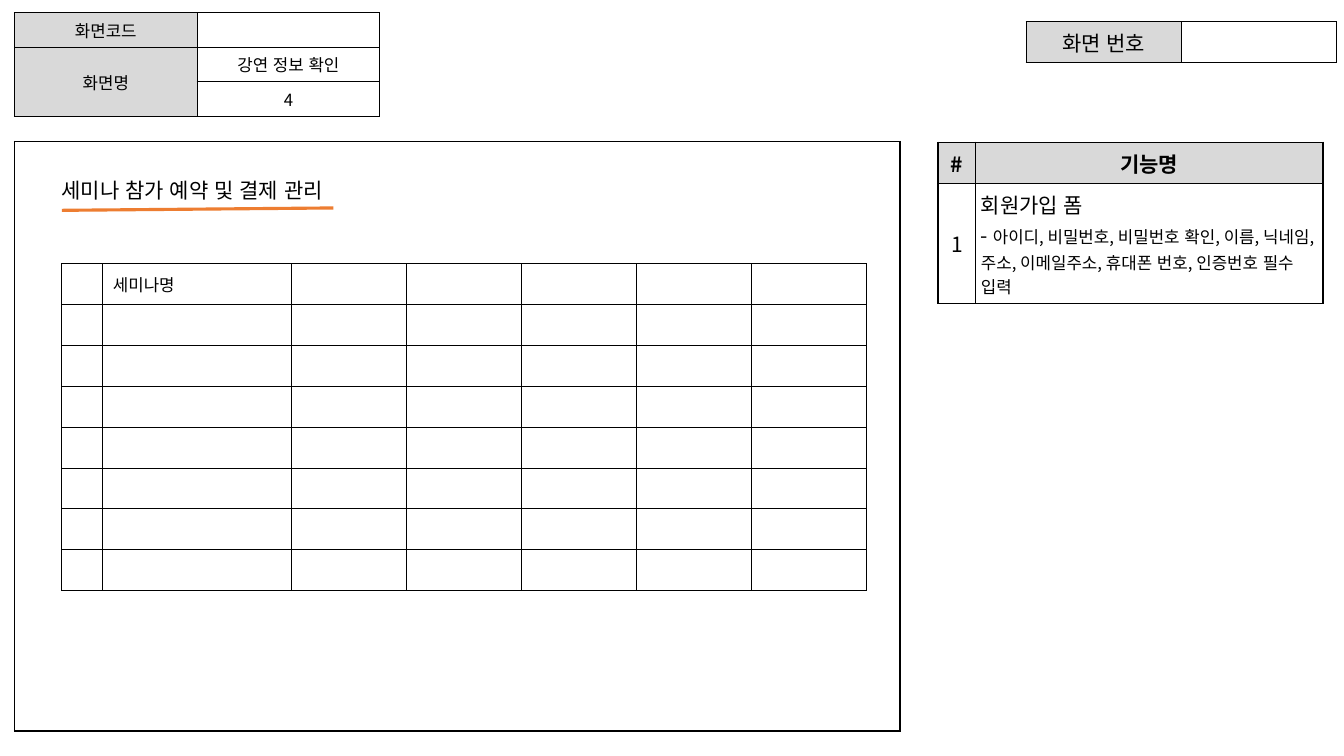
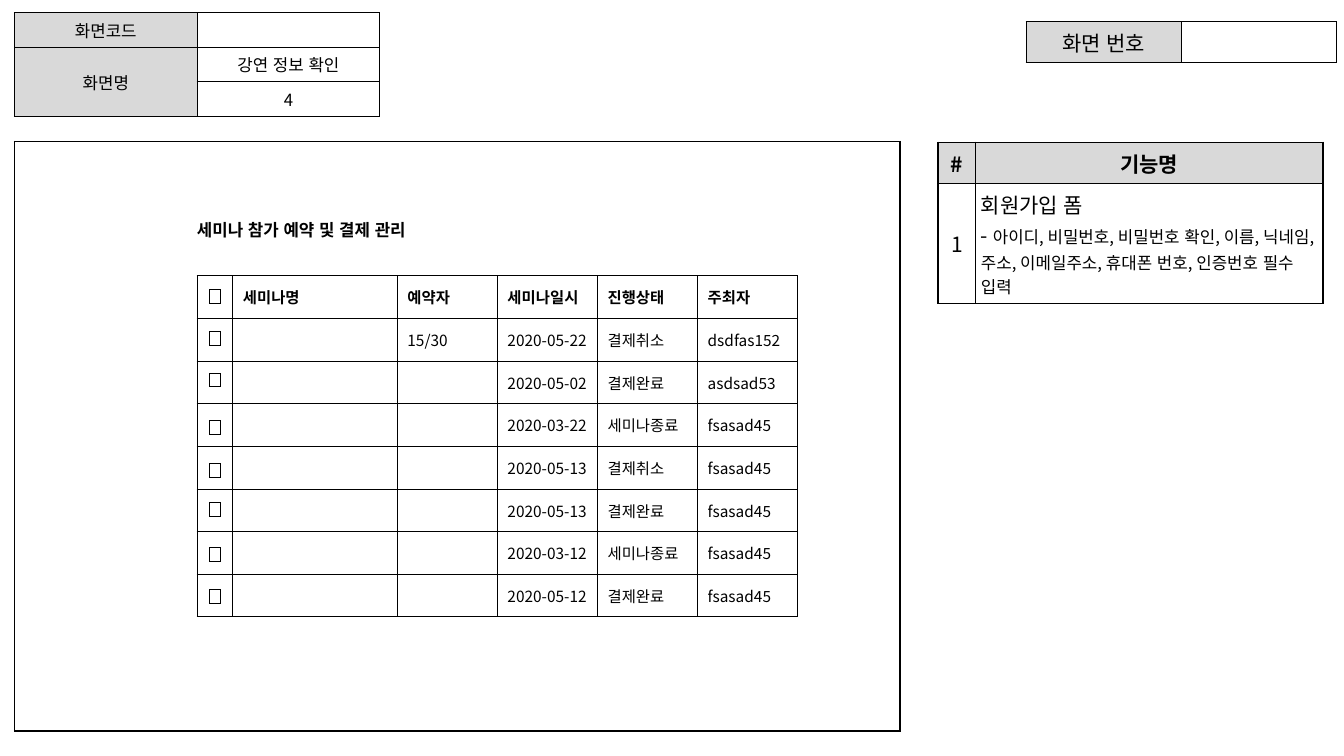
Before and after one commit to ezenteam2/e-Zone, a slide deck: slide 13 of 0 발표용 파워포인트/project05 - 파워포인트 종합 - 서희.pptx. Drawn at 1344x756 pixels with LibreOffice and Linux fonts; fonts in the diff are those of the drawing. Boxes give left, top, right and bottom in pixels: in the first picture for what was removed or moved away, otherwise in the second. Text is boxed around its words. In the diff, an @@ line names an element or a change of style, - is before the commit and + after.

```diff
--- a/0 발표용 파워포인트/project05 - 파워포인트 종합 - 서희.pptx
+++ b/0 발표용 파워포인트/project05 - 파워포인트 종합 - 서희.pptx
@@ line removed from (62, 211) to (334, 208) @@
@@ text "세미나 참가 예약 및 결제 ...": place and size @@
-text "세미나 참가 예약 및 결제 ..." at box(62, 180, 323, 200)
+text "세미나 참가 예약 및 결제 ..." at box(197, 222, 406, 238)
@@ text "세미나 참가 예약 및 결제 ..." at box(197, 222, 406, 238): size 15 to 12 pt, bold on @@
@@ table at box(198, 276, 797, 617) @@
-column 3:  |  |  |  |  |  |  | 
-column 4:  |  |  |  |  |  |  | 
-column 5:  |  |  |  |  |  |  | 
-column 6:  |  |  |  |  |  |  | 
-column 7:  |  |  |  |  |  |  | 
+column 3: 예약자 | 15/30 |  |  |  |  |  | 
+column 4: 세미나일시 | 2020-05-22 | 2020-05-02 | 2020-03-22 | 2020-05-13 | 2020-05-13 | 2020-03-12 | 2020-05-12
+column 5: 진행상태 | 결제취소 | 결제완료 | 세미나종료 | 결제취소 | 결제완료 | 세미나종료 | 결제완료
+column 6: 주최자 | dsdfas152 | asdsad53 | fsasad45 | fsasad45 | fsasad45 | fsasad45 | fsasad45
@@ table: place and size @@
-table at box(62, 264, 866, 591)
+table at box(198, 276, 797, 617)
@@ rectangle added at box(209, 290, 220, 304), outline #000000 0.75 pt @@
@@ rectangle added at box(209, 332, 220, 346), outline #000000 0.75 pt @@
@@ rectangle added at box(209, 373, 220, 387), outline #000000 0.75 pt @@
@@ rectangle added at box(209, 420, 220, 435), outline #000000 0.75 pt @@
@@ rectangle added at box(209, 464, 220, 478), outline #000000 0.75 pt @@
@@ rectangle added at box(209, 503, 220, 517), outline #000000 0.75 pt @@
@@ rectangle added at box(209, 547, 220, 562), outline #000000 0.75 pt @@
@@ rectangle added at box(209, 590, 220, 604), outline #000000 0.75 pt @@
```
Also in this commit, not shown: 1 other file.
